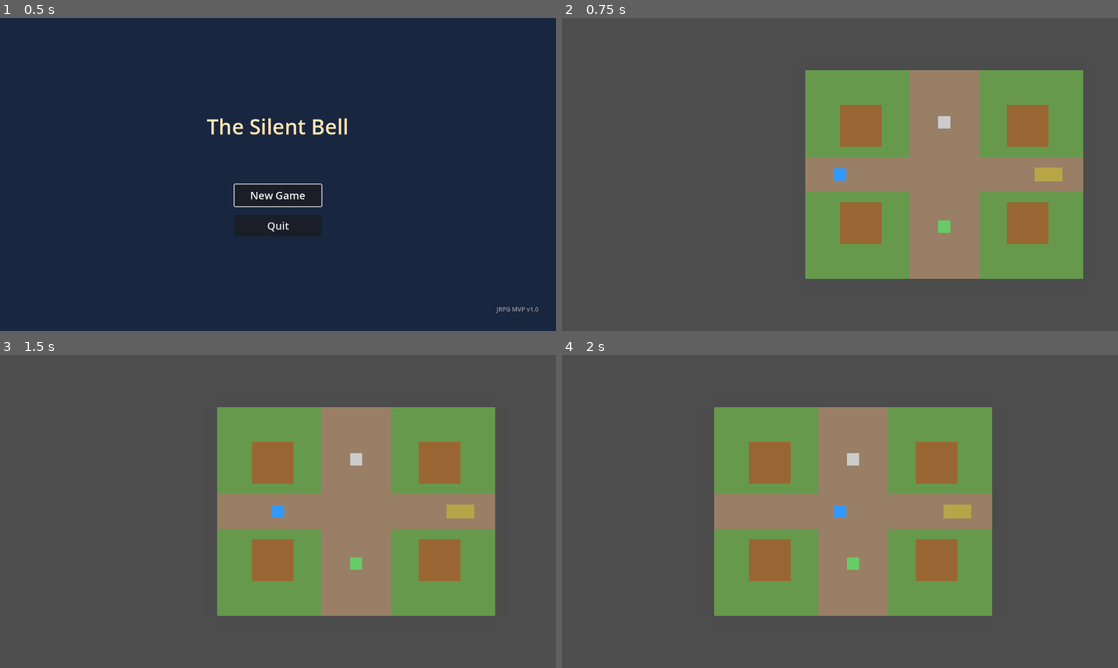
Above: before the commit, frames 1-4 (two rows, left to right).
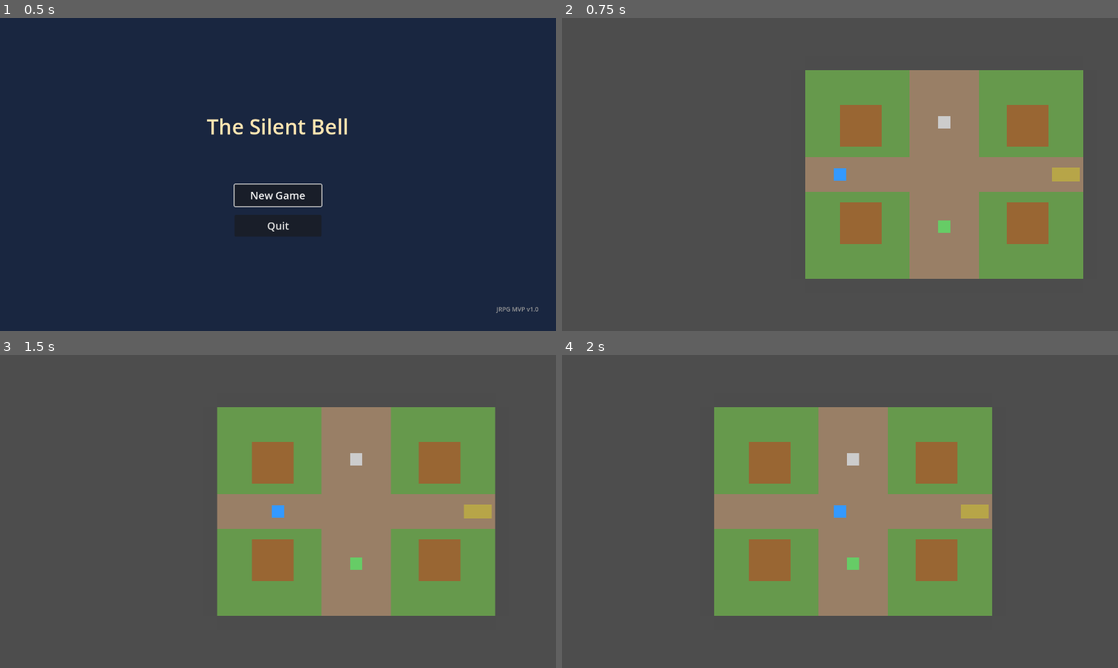
Above: after the commit, the same moments.

Repository: KeigoShimadaCC/rpgs_using_claude_agent_teams
Game: Godot game, scene res://scenes/main/title_screen.tscn
The game is run twice, just before and just after one commit, with the same random seed, the same clock (stepped at 60 frames per second) and the same inputs.
Inputs:
- Up to frame 1 (0.5 s): no input
- Up to frame 2 (0.75 s): click "New Game" at 0.5 s
- Up to frame 3 (1.5 s): tap Enter (ui_accept) at 1.25 s; hold Right (ui_right) from 1.28 s (still down); hold E (interact) from 1.28 s (still down)
- Up to frame 4 (2 s): keep holding Right (ui_right); keep holding E (interact); tap Enter (ui_accept) at 1.52 s

Frame 1 is identical in both runs. In frame 2, 0.3% of the frame differs, in the area x 85-94%, y 47-53%; in frame 3, 0.3%; in frame 4, 0.3%.

Commit message:
feat: Implement focus management, remove scene UIDs, and adjust map trigger positions.

Diff:
--- a/project.godot
+++ b/project.godot
@@ -20,6 +20,7 @@
 GameState="*res://scripts/core/game_state.gd"
 BattleManager="*res://scripts/core/battle_manager.gd"
 DialogueManager="*res://scripts/core/dialogue_manager.gd"
+FocusManager="*res://scripts/core/focus_manager.gd"
 
 [display]
 
--- /dev/null
+++ b/resave_scenes.gd
@@ -0,0 +1,25 @@
+@tool
+extends SceneTree
+
+func _init():
+	print("Resaving scenes to fix UIDs...")
+	var scenes = [
+		"res://scenes/overworld/map_a_village.tscn",
+		"res://scenes/overworld/map_b_field.tscn",
+		"res://scenes/overworld/player.tscn",
+		"res://scenes/overworld/npc.tscn"
+	]
+
+	for path in scenes:
+		var scene = load(path)
+		if scene:
+			var pack_result = ResourceSaver.save(scene, path)
+			if pack_result == OK:
+				print("Resaved: ", path)
+			else:
+				print("Failed to save: ", path)
+		else:
+			print("Failed to load: ", path)
+
+	print("Done.")
+	quit()
--- a/scenes/overworld/map_a_village.tscn
+++ b/scenes/overworld/map_a_village.tscn
@@ -1,8 +1,8 @@
-[gd_scene load_steps=6 format=3 uid="uid://d2k8v3h7m5q1p"]
+[gd_scene format=3]
 
 [ext_resource type="Script" path="res://scripts/overworld/map_controller.gd" id="1_map_controller"]
-[ext_resource type="PackedScene" uid="uid://c4p3xqh8yw5j8" path="res://scenes/overworld/player.tscn" id="2_player"]
-[ext_resource type="PackedScene" uid="uid://bv7x2h3k8m9n5" path="res://scenes/overworld/npc.tscn" id="3_npc"]
+[ext_resource type="PackedScene" path="res://scenes/overworld/player.tscn" id="2_player"]
+[ext_resource type="PackedScene" path="res://scenes/overworld/npc.tscn" id="3_npc"]
 [ext_resource type="Script" path="res://scripts/overworld/map_trigger.gd" id="4_trigger"]
 
 [sub_resource type="RectangleShape2D" id="RectangleShape2D_trigger"]
@@ -157,7 +157,7 @@
 [node name="Triggers" type="Node2D" parent="."]
 
 [node name="ToMapB" type="Area2D" parent="Triggers"]
-position = Vector2(280, 120)
+position = Vector2(300, 120)
 collision_layer = 16
 collision_mask = 2
 script = ExtResource("4_trigger")
@@ -176,7 +176,7 @@
 position = Vector2(40, 120)
 
 [node name="FromMapB" type="Marker2D" parent="."]
-position = Vector2(260, 120)
+position = Vector2(240, 120)
 
 [node name="Player" parent="." instance=ExtResource("2_player")]
 position = Vector2(40, 120)
--- a/scenes/overworld/map_b_field.tscn
+++ b/scenes/overworld/map_b_field.tscn
@@ -1,7 +1,7 @@
-[gd_scene load_steps=6 format=3 uid="uid://c7p2m4n8k5r6s"]
+[gd_scene format=3]
 
 [ext_resource type="Script" path="res://scripts/overworld/map_controller.gd" id="1_map_controller"]
-[ext_resource type="PackedScene" uid="uid://c4p3xqh8yw5j8" path="res://scenes/overworld/player.tscn" id="2_player"]
+[ext_resource type="PackedScene" path="res://scenes/overworld/player.tscn" id="2_player"]
 [ext_resource type="Script" path="res://scripts/overworld/map_trigger.gd" id="3_trigger"]
 [ext_resource type="Script" path="res://scripts/overworld/boss_trigger.gd" id="4_boss"]
 
@@ -173,7 +173,7 @@
 [node name="Triggers" type="Node2D" parent="."]
 
 [node name="ToMapA" type="Area2D" parent="Triggers"]
-position = Vector2(20, 160)
+position = Vector2(5, 160)
 collision_layer = 16
 collision_mask = 2
 script = ExtResource("3_trigger")
@@ -206,7 +206,7 @@
 polygon = PackedVector2Array(-30, -25, 30, -25, 30, 25, -30, 25)
 
 [node name="FromMapA" type="Marker2D" parent="."]
-position = Vector2(40, 160)
+position = Vector2(60, 160)
 
 [node name="PlayerSpawn" type="Marker2D" parent="."]
 position = Vector2(40, 160)
--- a/scenes/overworld/npc.tscn
+++ b/scenes/overworld/npc.tscn
@@ -1,4 +1,4 @@
-[gd_scene load_steps=3 format=3 uid="uid://bv7x2h3k8m9n5"]
+[gd_scene format=3]
 
 [ext_resource type="Script" path="res://scripts/overworld/npc.gd" id="1_npc"]
 
--- a/scenes/overworld/player.tscn
+++ b/scenes/overworld/player.tscn
@@ -1,4 +1,4 @@
-[gd_scene load_steps=4 format=3 uid="uid://c4p3xqh8yw5j8"]
+[gd_scene format=3]
 
 [ext_resource type="Script" path="res://scripts/overworld/player_controller.gd" id="1_player"]
 
--- /dev/null
+++ b/scripts/core/focus_manager.gd
@@ -0,0 +1,20 @@
+extends Node
+
+func _ready() -> void:
+	process_mode = Node.PROCESS_MODE_ALWAYS
+	print("FocusManager initialized.")
+
+func _notification(what: int) -> void:
+	match what:
+		NOTIFICATION_APPLICATION_FOCUS_OUT:
+			print("Window lost focus. Pausing game...")
+			# Optional: Automatically pause the game
+			# get_tree().paused = true
+
+			# Or just limit CPU usage if pause is not desired
+			# OS.low_processor_usage_mode = true
+
+		NOTIFICATION_APPLICATION_FOCUS_IN:
+			print("Window gained focus. Resuming game...")
+			# get_tree().paused = false
+			# OS.low_processor_usage_mode = false
